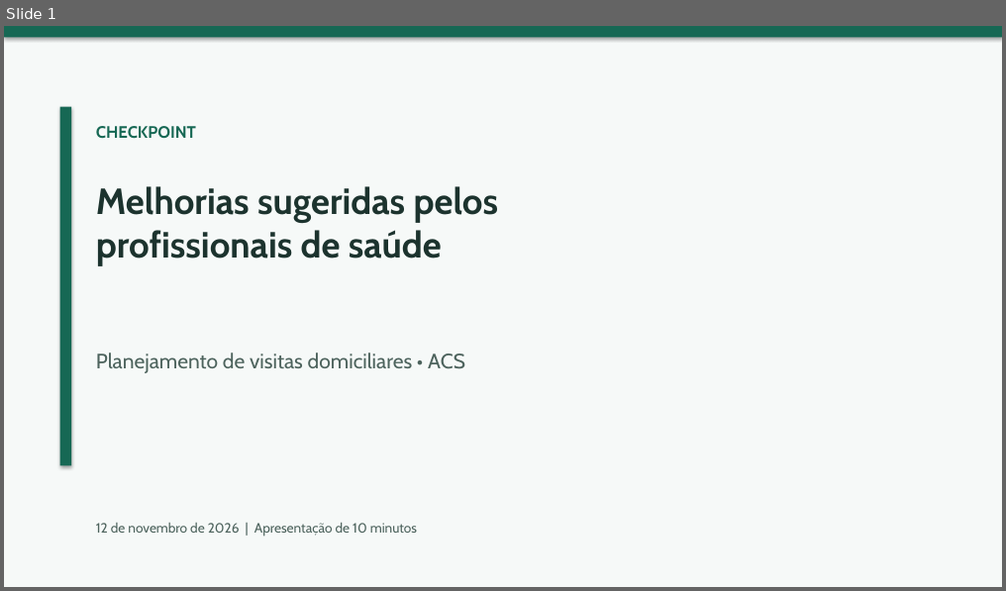
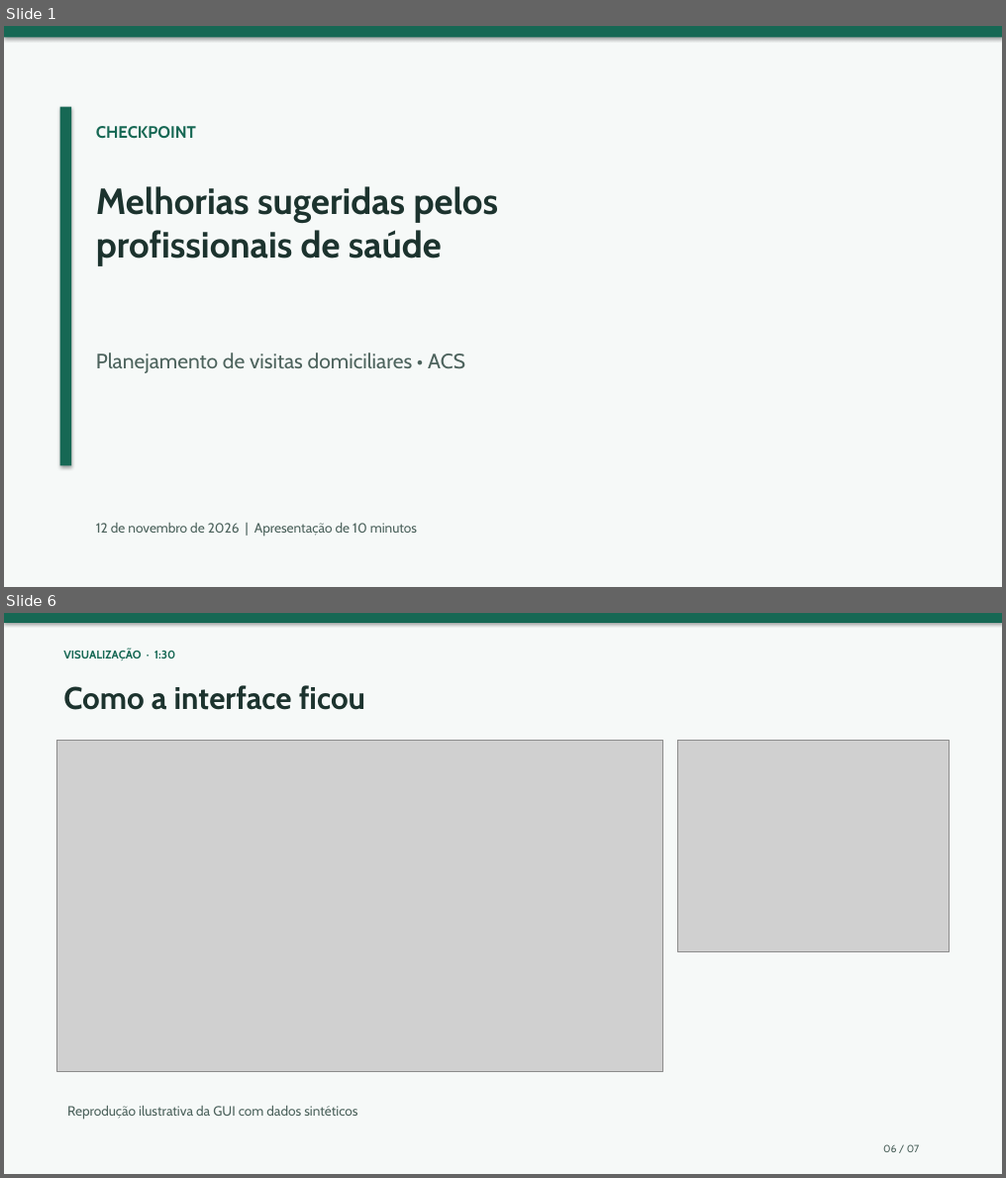
Before and after one commit to tobiasMarion/mTSP-health-router, a slide deck: Checkpoint_profissionais_de_saude.pptx. Shown one above the other, each under a label of ours: slide 1 before the commit, slides 1 and 6 after it; the slides between them are not shown. The pictures are 1006x591 and 1006x1178 pixels, drawn with LibreOffice and Linux fonts; fonts in the diff are those of the drawing; grey boxes stand for pictures. Boxes give left, top, right and bottom in pixels: in the first picture for what was removed or moved away, otherwise in the second. Text is boxed around its words. In the diff, an @@ line names an element or a change of style, - is before the commit and + after.

Commit message:
adiciona interface nos slides

```diff
--- a/Checkpoint_profissionais_de_saude.pptx
+++ b/Checkpoint_profissionais_de_saude.pptx
@@ slide 6 added at box(4, 613, 1002, 1174), background #F6F9F8 @@
@@ rectangle added at box(4, 613, 1002, 623), fill #166854 @@
@@ text added at box(63, 650, 175, 661), 11 pt, text #166854, bold @@
+VISUALIZAÇÃO · 1:30
@@ text added at box(63, 685, 365, 710), 30 pt, text #1C332E, bold @@
+Como a interface ficou
@@ picture added at box(56, 741, 662, 1072) @@
@@ picture added at box(678, 741, 948, 953) @@
@@ text added at box(67, 1105, 357, 1120), 13 pt, text #4D635D @@
+Reprodução ilustrativa da GUI com dados sintéticos
@@ text added at box(883, 1145, 920, 1153), 10 pt, text #4D635D @@
+06 / 07
```
Also in this commit, not shown: 5 slides changed.
